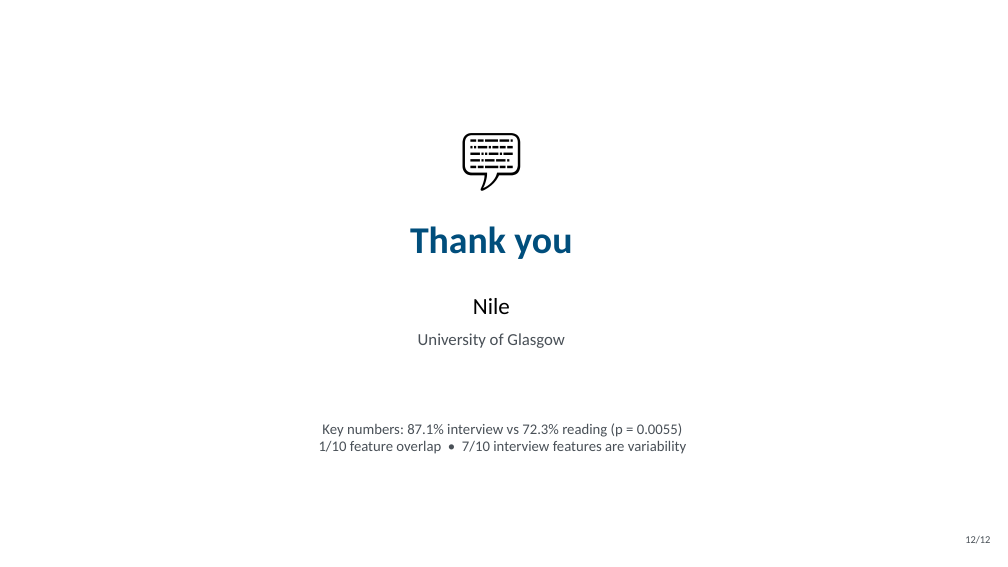
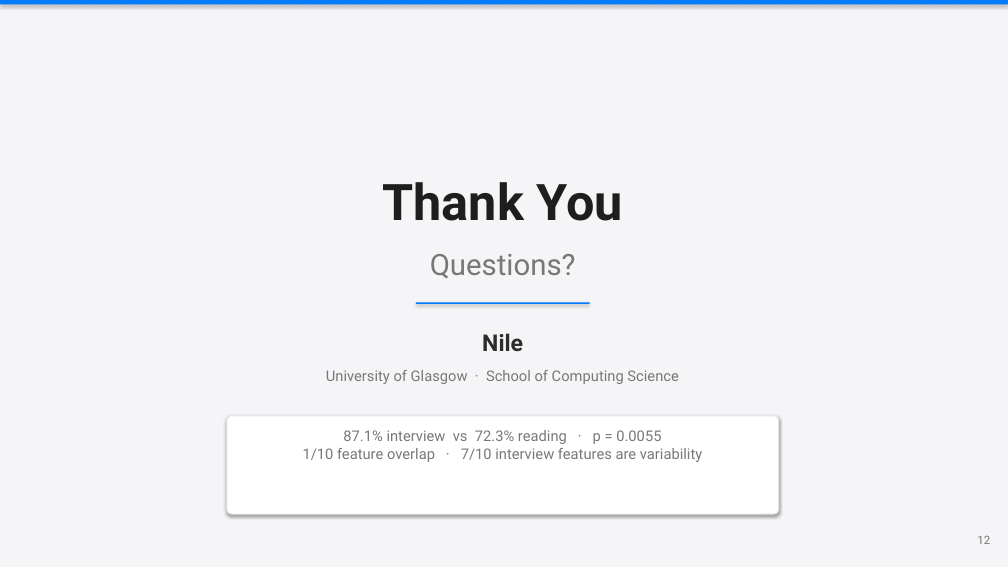
Before and after one commit to NileC03/dissertation, a slide deck: slide 12 of presentation/slides.pptx. Drawn at 1008x567 pixels with LibreOffice and Linux fonts; fonts in the diff are those of the drawing. Boxes give left, top, right and bottom in pixels: in the first picture for what was removed or moved away, otherwise in the second. Text is boxed around its words. In the diff, an @@ line names an element or a change of style, - is before the commit and + after.

Commit message:
Redesign slides: clean modern style (Apple keynote inspired)

```diff
--- a/presentation/slides.pptx
+++ b/presentation/slides.pptx
@@ background #FFFFFF to #F5F5F7 @@
@@ rectangle added at <box>0,0,1008,5</box>, fill #007AFF @@
@@ text removed at <box>38,113,945,189</box> @@
-💬
@@ text at <box>383,182,623,221</box>: text changed; size 36 to 48 pt; font Calibri to Roboto; text colour #004E7C to #1E1E1E @@
-Thank you
+Thank You
@@ text added at <box>430,254,576,278</box>, 28 pt, text #787878 @@
+Questions?
@@ text "Nile": place and size @@
-text "Nile" at <box>473,298,510,314</box>
+text "Nile" at <box>482,333,523,351</box>
@@ text "Nile" at <box>482,333,523,351</box>: font Calibri to Roboto, text colour #000000 to #2D2D2D, bold on @@
@@ rectangle added at <box>416,302,590,304</box>, fill #007AFF @@
@@ text at <box>326,370,678,384</box>: text changed; size 16 to 14 pt; font Calibri to Roboto; text colour #495057 to #787878 @@
-University of Glasgow
+University of Glasgow · School of Computing Science
@@ rounded rectangle added at <box>227,416,779,514</box>, fill #FFFFFF, outline #E6E6E8 1 pt @@
@@ text at <box>303,430,702,462</box>: text changed; font Calibri to Roboto; text colour #495057 to #787878 @@
-Key numbers: 87.1% interview vs 72.3% reading (p = 0.0055)
-1/10 feature overlap • 7/10 interview features are variability
+87.1% interview vs 72.3% reading · p = 0.0055
+1/10 feature overlap · 7/10 interview features are variability
@@ text at <box>977,536,990,544</box>: text changed; size 10 to 11 pt; font Calibri to Roboto; text colour #495057 to #787878 @@
-12/12
+12
```
Also in this commit, not shown: 11 other slides changed, 1 other file.
